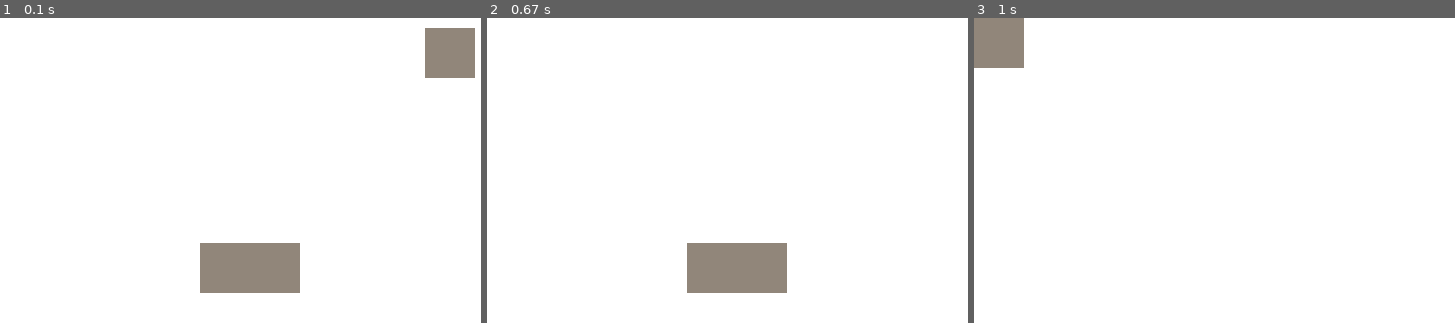
Above: before the commit, frames 1-3 (left to right).
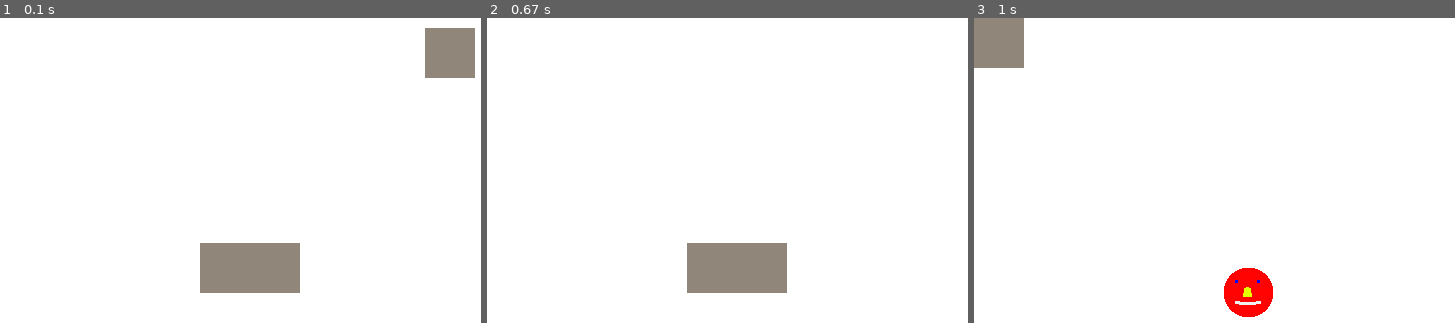
Above: after the commit, the same moments.

Repository: Wissi00/Projet-CMI
Game: pygame game, started from Main.py
The game is run twice, just before and just after one commit, with the same random seed, the same clock (stepped at 60 frames per second) and the same inputs.
Inputs (mouse positions are in pixels of both pictures, inside the frame that each line leads up to):
- Up to frame 1 (0.1 s): no input
- Up to frame 2 (0.67 s): click (737, 268) at 0.38 s
- Up to frame 3 (1 s): click (1224, 301) at 0.8 s

Frames 1-2 are identical in both runs. In frame 3, 1.3% of the frame differs, in the area x 51-63%, y 81-99%.

Commit message:
creation de la fonction draw de l oiseau et appeler la fonction dans le game() ajout de clock.tick(60) dans le game() pour faire en sorte que le jeu tourne a 60 fps

Diff:
--- a/Game.py
+++ b/Game.py
@@ -1,9 +1,11 @@
 import pygame, sys
 from Variables import *
+from classes import *
+
 MenuButton=Button(0,0,placeHolder,50,50)
 
-
 def game():
+    Player1=oiseau(oiseauImg,250,250)
     from Menu import menu
     while True:
         for event in pygame.event.get():
@@ -11,6 +13,7 @@
                 pygame.quit()
                 sys.exit()
             screen.fill((255,255,255))
+            Player1.draw()
             if MenuButton.drawClick():
                 menu()
             pygame.display.update()
--- a/Variables.py
+++ b/Variables.py
@@ -5,3 +5,4 @@
 placeHolder=pygame.image.load("sprites/placeHolder.png")
 StartButton=Button(200,225,placeHolder,100,50)
 ExitButton=Button (425,10,placeHolder,50,50)
+oiseauImg=pygame.image.load("sprites/oiseau.png")
--- a/classes.py
+++ b/classes.py
@@ -1,8 +1,13 @@
+from Variables import *
+
 class oiseau():
     def __init__(self,imagepiaf,x,y):
         self.sprite = imagepiaf
         self.posX = x
         self.posY = y
+
+    def draw(self):
+        screen.blit(self.sprite,(self.posX,self.posY))
 
 
 
Binary file added: sprites/oiseau.png
Not shown, added: gimp/oiseau.xcf
